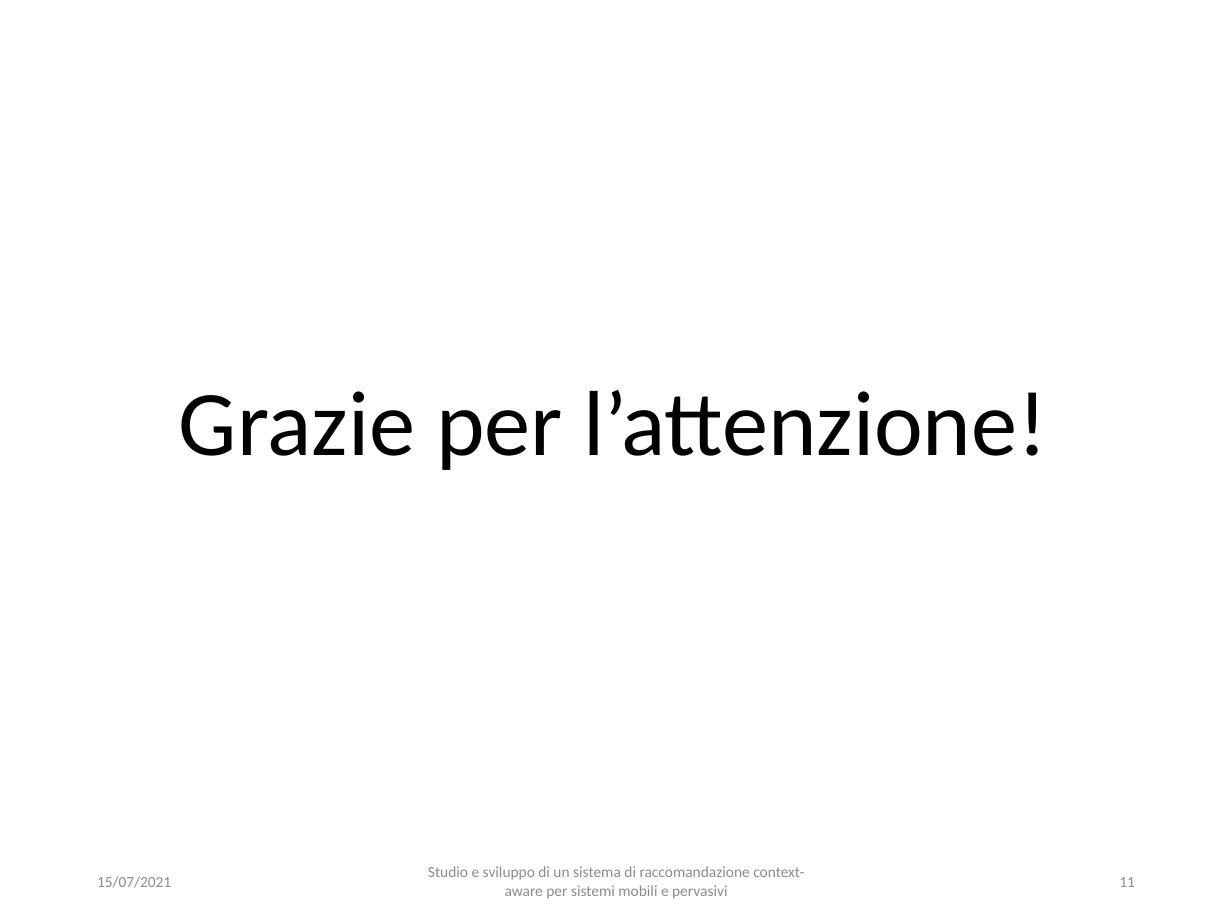
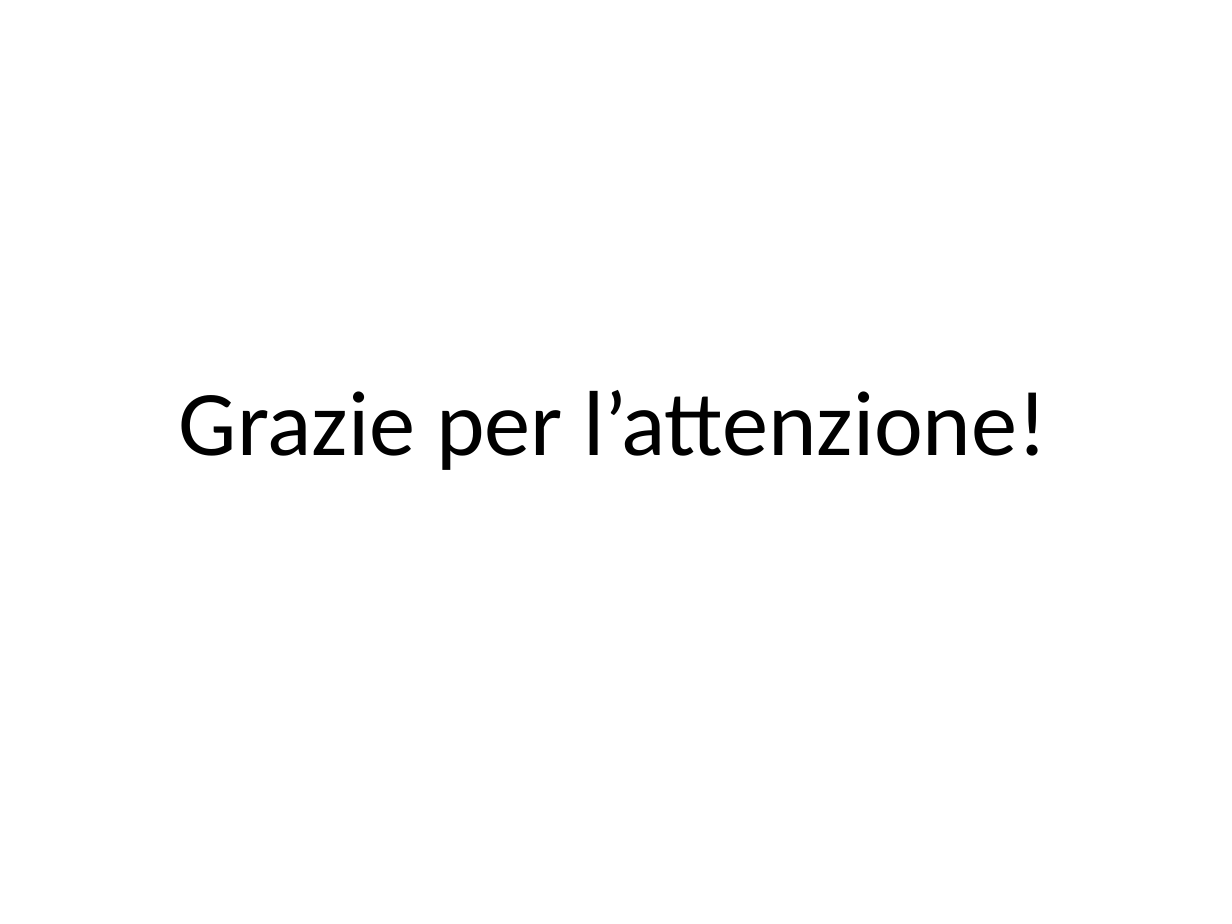
Before and after one commit to CriptHunter/tesi, a slide deck: slide 12 of presentazione/presentazione.pptx (slide 11 before the commit). Drawn at 1232x924 pixels with LibreOffice and Linux fonts; fonts in the diff are those of the drawing. Boxes give left, top, right and bottom in pixels: in the first picture for what was removed or moved away, otherwise in the second. Text is boxed around its words. In the diff, an @@ line names an element or a change of style, - is before the commit and + after.

```diff
--- a/presentazione/presentazione.pptx
+++ b/presentazione/presentazione.pptx
@@ text removed at (428, 866, 804, 899) @@
-Studio e sviluppo di un sistema di raccomandazione context-aware per sistemi mobili e pervasivi
@@ text removed at (97, 876, 171, 888) @@
-15/07/2021
@@ page number removed at (1119, 877, 1135, 887) @@
-11
```
Also in this commit, not shown: 6 other slides changed, 5 slides added, 4 slides removed, 8 other files.
